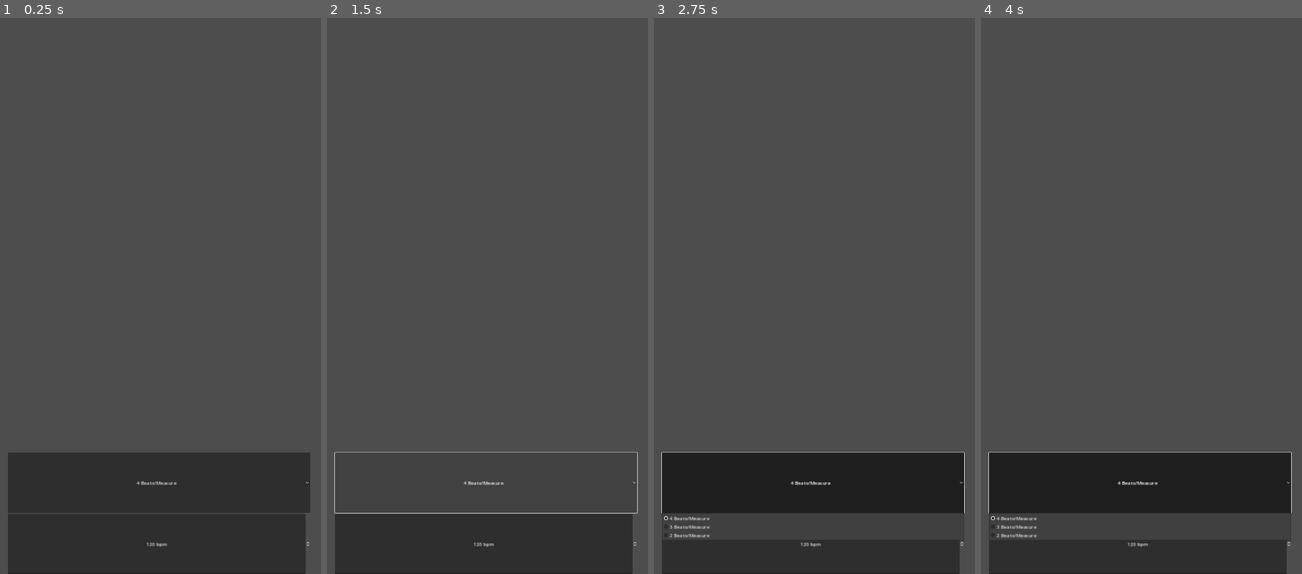
Above: before the commit, frames 1-4 (left to right).
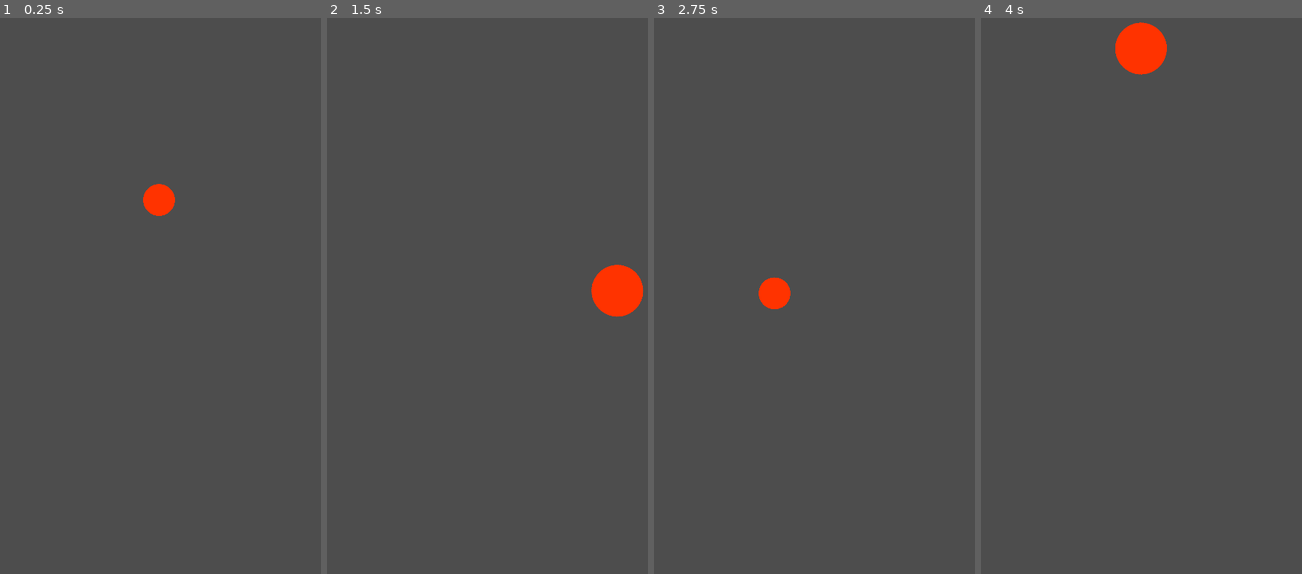
Above: after the commit, the same moments.

Repository: hackerkid27/virtual-conductor
Game: Godot game, scene res://scenes/Main.tscn
Two runs of this game, one before a commit and one after it. Both use one fixed random seed, a clock stepped at 60 frames per second and the inputs below. The project has no main scene, so this scene is started directly.
Inputs (mouse positions are in pixels of both pictures, inside the frame that each line leads up to):
- Up to frame 1 (0.25 s): no input
- Up to frame 2 (1.5 s): click (487, 485) at 0.5 s, where only the run before the commit has a clickable "4 Beats/Measure"; click (487, 485) at 1.25 s, where only the run before the commit has a clickable "4 Beats/Measure"
- Up to frame 3 (2.75 s): click (814, 485) at 2 s, where only the run before the commit has a clickable "4 Beats/Measure"
- Up to frame 4 (4 s): no input

The runs differ from the first frame. In frame 1, 21% of the frame differs, in the area x 2-97%, y 29-100%; in frame 2, 11%; in frame 3, 17%; in frame 4, 18%.

Commit message:
Begin adding functionality to Main Node

Diff:
--- a/scenes/Beat4.tscn
+++ b/scenes/Beat4.tscn
@@ -62,10 +62,8 @@
 metadata/_edit_group_ = true
 
 [node name="PathFollow2D" type="PathFollow2D" parent="Path2D"]
-position = Vector2(822.121, 1014.7)
-rotation = -2.85857
-progress = 3109.37
+position = Vector2(540, 150)
+rotation = 1.5708
 
 [node name="Sprite2D" type="Sprite2D" parent="Path2D/PathFollow2D"]
-scale = Vector2(0.36951, 0.36951)
 texture = ExtResource("2_dxb8t")
--- a/scenes/Main.tscn
+++ b/scenes/Main.tscn
@@ -1,9 +1,16 @@
-[gd_scene load_steps=2 format=3 uid="uid://dtwqprad5de6f"]
+[gd_scene load_steps=3 format=3 uid="uid://dtwqprad5de6f"]
 
 [ext_resource type="PackedScene" uid="uid://uj0qug0ucqql" path="res://scenes/UI.tscn" id="1_6jwns"]
+[ext_resource type="Script" path="res://scripts/main.gd" id="1_ufj6q"]
 
-[node name="Main" type="Node"]
+[node name="Main" type="Node2D"]
+script = ExtResource("1_ufj6q")
 
 [node name="UI" parent="." instance=ExtResource("1_6jwns")]
+anchors_preset = 7
+anchor_left = 0.5
+anchor_top = 1.0
+anchor_right = 0.5
+grow_vertical = 0
 
 [node name="BeatContainer" type="Node2D" parent="."]
--- /dev/null
+++ b/scripts/main.gd
@@ -0,0 +1,38 @@
+extends Node2D
+
+@onready var ui = $UI
+@onready var beat_container = $BeatContainer
+
+# Preload beat pattern scenes
+const BEAT_SCENES = {
+	2: preload("res://scenes/Beat2.tscn"),
+	3: preload("res://scenes/Beat3.tscn"),
+	4: preload("res://scenes/Beat4.tscn"),
+}
+
+var current_beat_scene: Node = null
+
+func _ready():
+	ui.beat_changed.connect(_on_beat_changed)
+	ui.tempo_changed.connect(_on_tempo_changed)
+
+	# Optional: Load a default beat pattern (e.g., 4)
+	_load_beat_scene(4)
+
+func _on_beat_changed(beat_count: int):
+	_load_beat_scene(beat_count)
+
+func _on_tempo_changed(tempo: int):
+	if current_beat_scene and current_beat_scene.has_method("set_tempo"):
+		current_beat_scene.set_tempo(tempo)
+
+func _load_beat_scene(beat_count: int):
+	# Remove old scene
+	if current_beat_scene:
+		beat_container.remove_child(current_beat_scene)
+		current_beat_scene.queue_free()
+
+	# Load and add new scene
+	if beat_count in BEAT_SCENES:
+		current_beat_scene = BEAT_SCENES[beat_count].instantiate()
+		beat_container.add_child(current_beat_scene)
